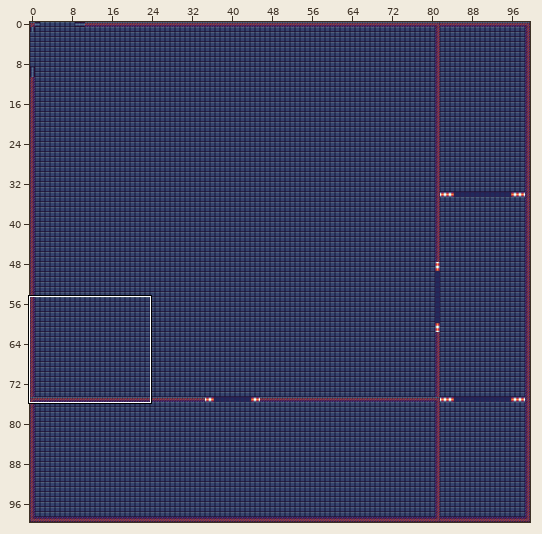
Tiled map: data/map.tmx. The first picture is a wide view before the edit; the outline marks the close-up.
Close-up. First the earlier version:
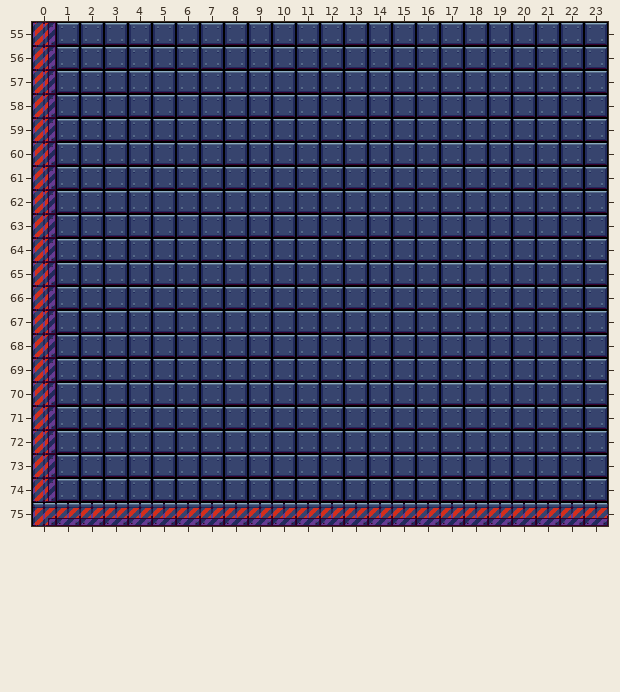
Cells are 32x32 px. Shown: x 0..23, y 55..75. The commit also changed other parts of the map, which this record leaves out.
The result:
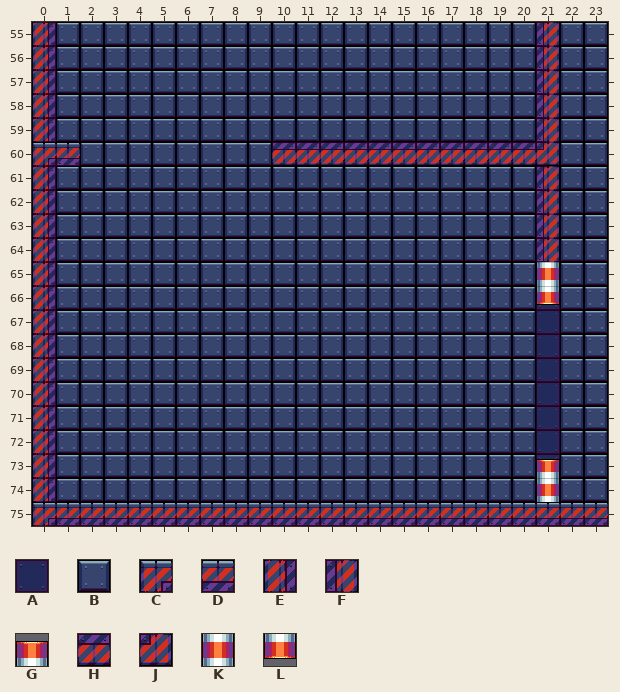
Key: from "TIleset": A 36 "IndustrialTile_14", B 47 "IndustrialTile_25", C 53 "IndustrialTile_31", D 54 "IndustrialTile_32", E 62 "IndustrialTile_40", F 64 "IndustrialTile_42", G 67 "IndustrialTile_45", H 72 "IndustrialTile_50", J 73 "IndustrialTile_51", K 76 "IndustrialTile_54", L 87 "IndustrialTile_45down".
_ is an empty cell.
Edits made:
Layer "Floor":
The author changed tile B to tile A in rows 66 to 73 at x 21.
Layer "Walls":
The author changed tile E to tile C in row 60 at x 0.
Tile D now appears in row 60 at x 1.
Tile F now appears in rows 55 to 59 at x 21; in rows 61 to 64 at x 21.
Tile G now appears in row 73 at x 21.
Tile H now appears in row 60 at x 10 to 20.
Tile J now appears in row 60 at x 21.
Tile K now appears in row 65 at x 21; in row 74 at x 21.
Tile L now appears in row 66 at x 21.
Pixel boxes of the changes (left, top, right, bottom) in both close-ups:
changed: (272, 22, 560, 502)
changed: (33, 142, 80, 166)
